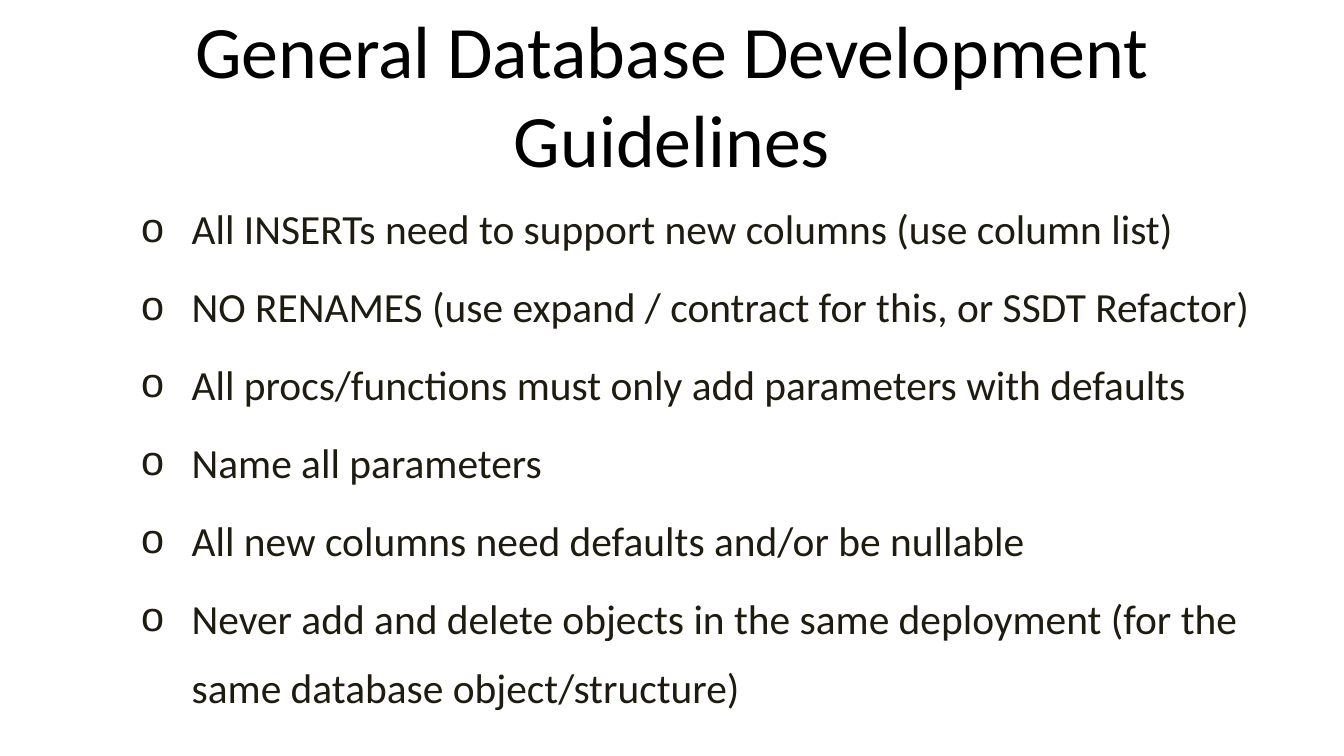
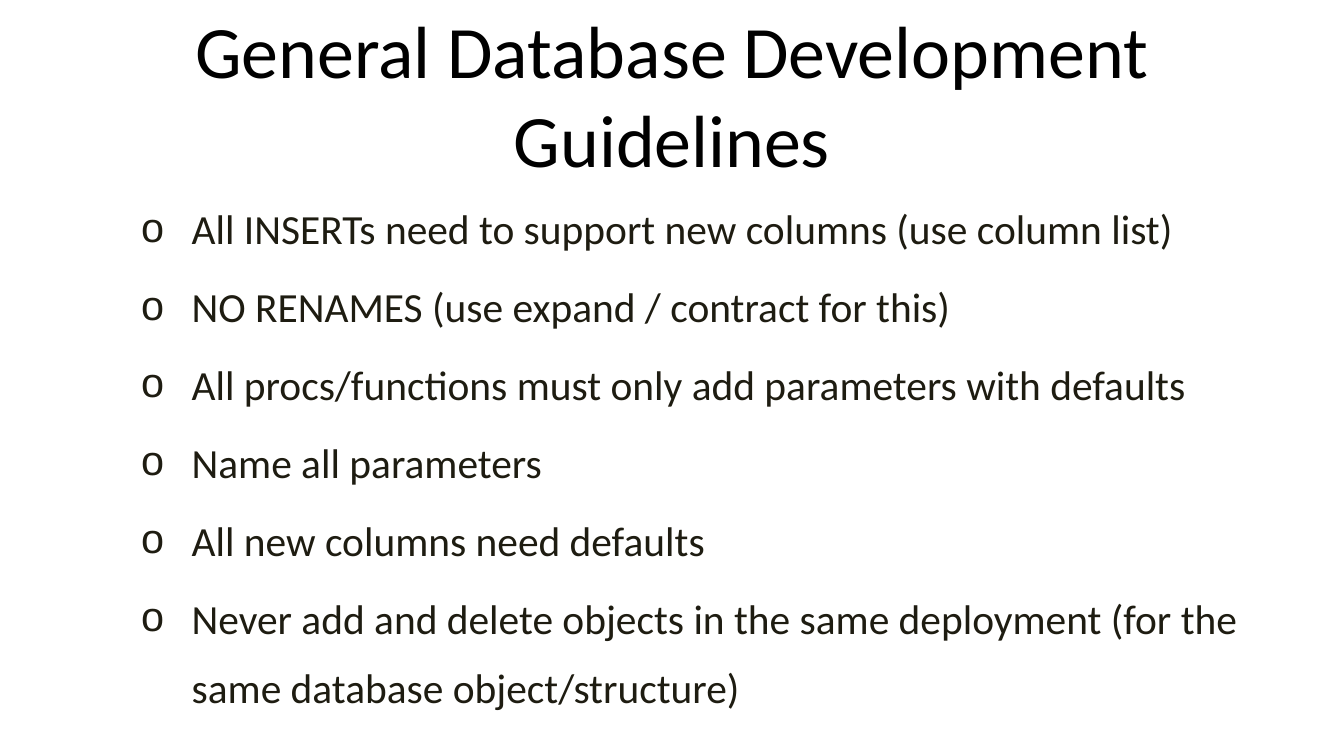
Before and after one commit to way0utwest/ZeroDowntime, a slide deck: slide 10 of ArchitectZeroDowntime.pptx. Drawn at 1344x756 pixels with LibreOffice and Linux fonts; fonts in the diff are those of the drawing; background and template pictures are left out. Boxes give left, top, right and bottom in pixels: in the first picture for what was removed or moved away, otherwise in the second. Text is boxed around its words. In the diff, an @@ line names an element or a change of style, - is before the commit and + after.

```diff
--- a/ArchitectZeroDowntime.pptx
+++ b/ArchitectZeroDowntime.pptx
@@ text at (192, 292, 950, 329): text changed @@
-  o NO RENAMES (use expand / contract for this, or SSDT Refactor)
+  o NO RENAMES (use expand / contract for this)
@@ text at (192, 527, 705, 557): text changed @@
-  o All new columns need defaults and/or be nullable
+  o All new columns need defaults
```
Also in this commit, not shown: 4 other slides changed.
